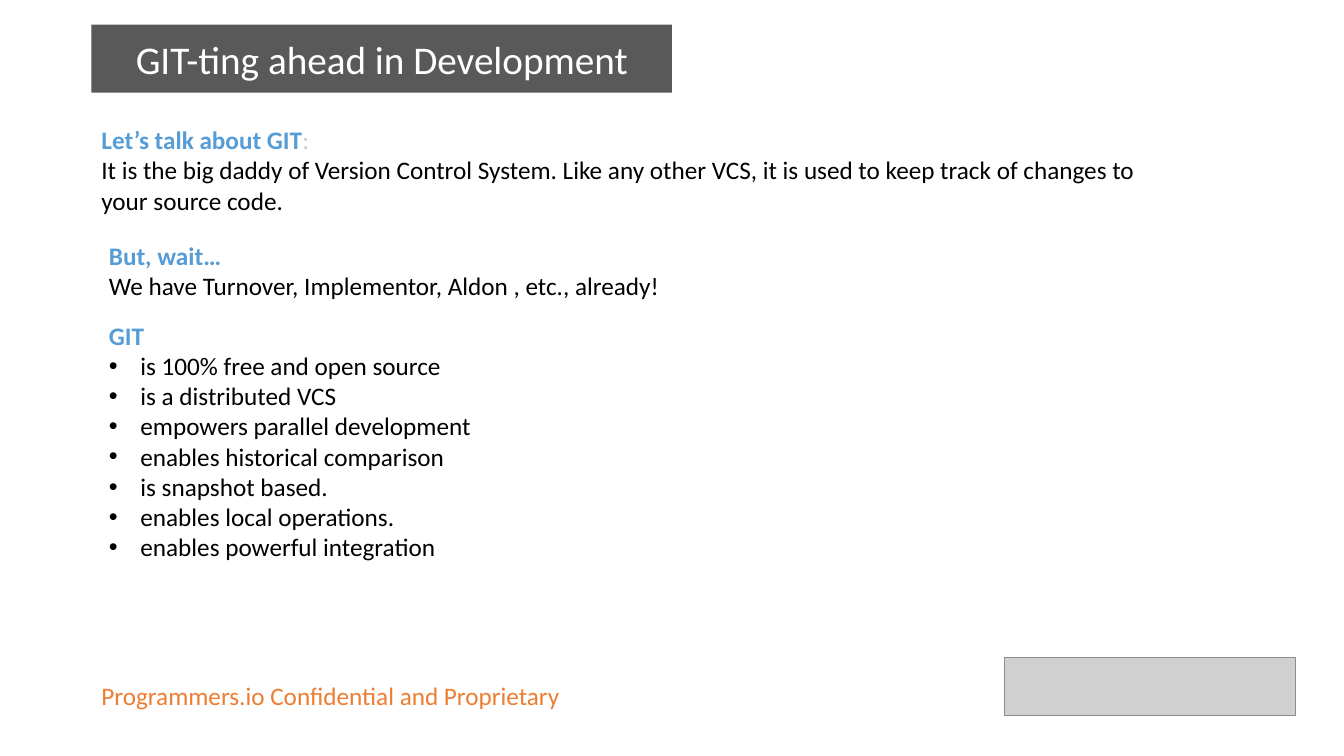
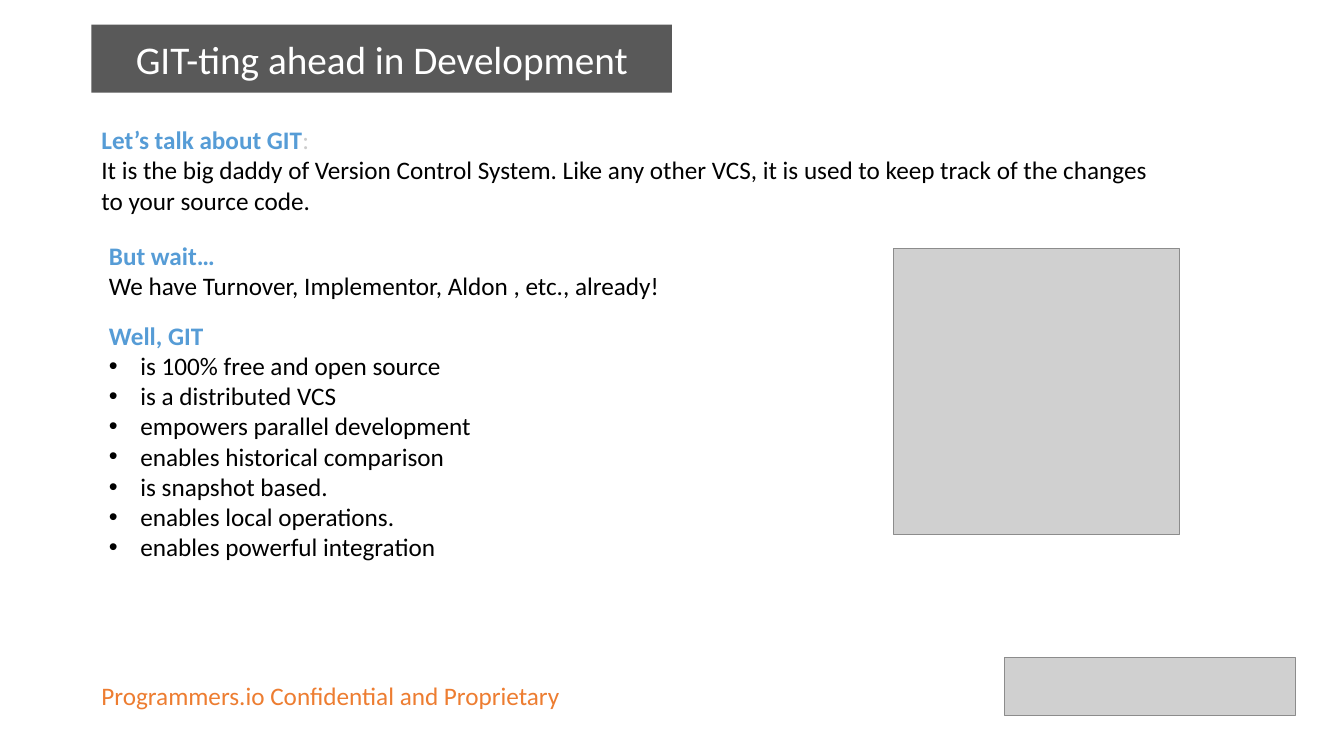
Before and after one commit to ravisankar-PIO/devopsonibmi, a slide deck: slide 6 of DevOps on IBMi.pptx. Drawn at 1344x756 pixels with LibreOffice and Linux fonts; fonts in the diff are those of the drawing; grey boxes stand for pictures. Boxes give left, top, right and bottom in pixels: in the first picture for what was removed or moved away, otherwise in the second. Text is boxed around its words. In the diff, an @@ line names an element or a change of style, - is before the commit and + after.

```diff
--- a/DevOps on IBMi.pptx
+++ b/DevOps on IBMi.pptx
@@ text at box(101, 161, 1146, 214): text changed @@
-It is the big daddy of Version Control System. Like any other VCS, it is used to keep track of changes to your source code.
+It is the big daddy of Version Control System. Like any other VCS, it is used to keep track of the changes to your source code.
@@ text at box(109, 247, 215, 265): text changed @@
-But, wait…
+But wait…
@@ picture added at box(893, 248, 1180, 534) @@
@@ text at box(109, 327, 203, 348): text changed @@
-GIT
+Well, GIT
```
Also in this commit, not shown: 3 other slides changed, 4 slides added, 1 other file.
